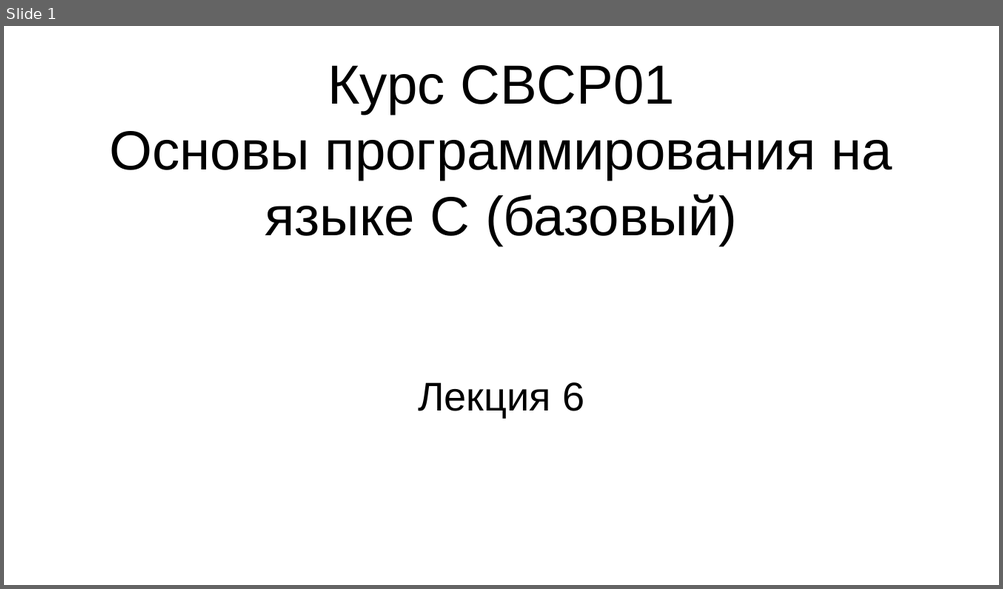
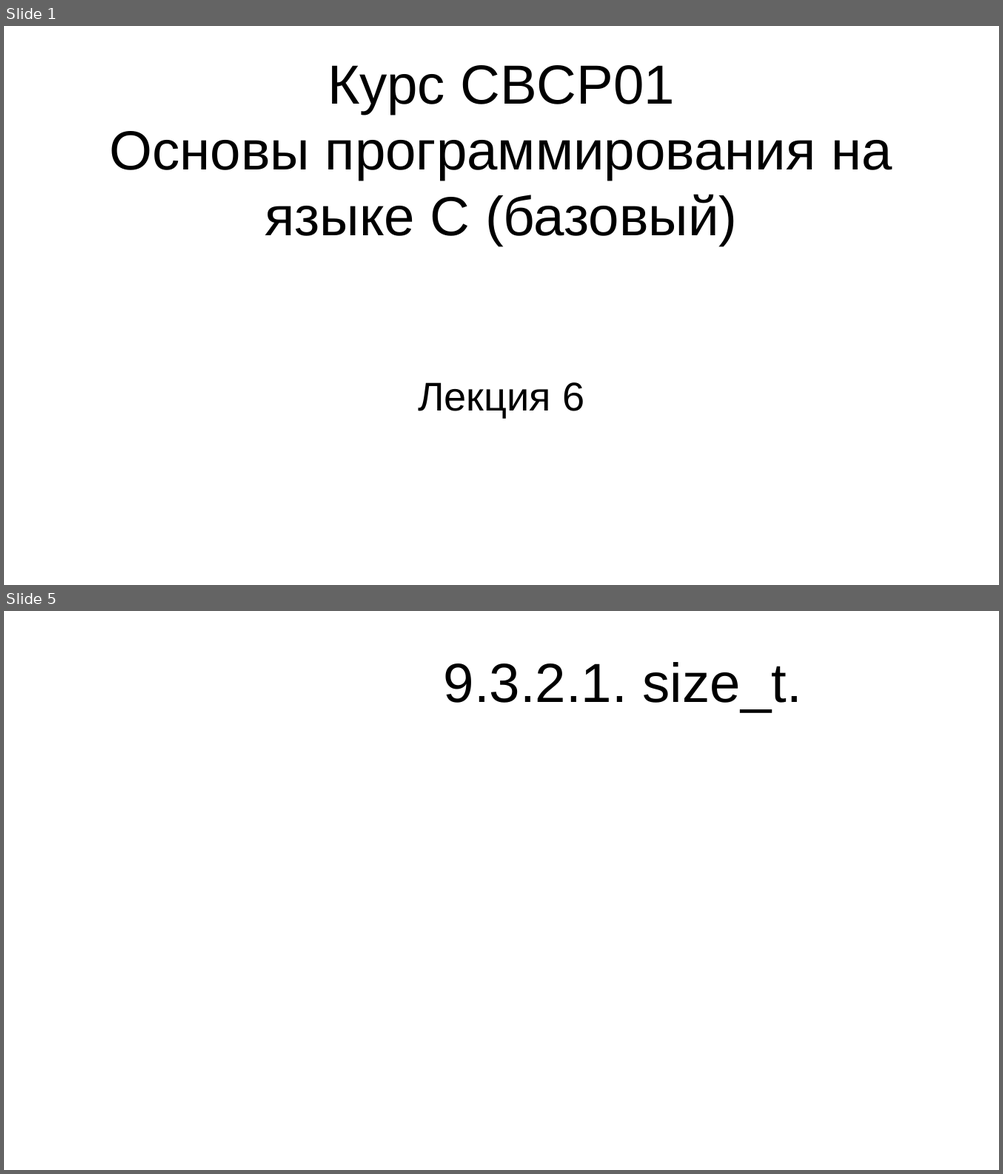
Before and after one commit to steelcraft/stud-lab, a slide deck: Лекции/CBCP01#L6.odp. Shown one above the other, each under a label of ours: slide 1 before the commit, slides 1 and 5 after it; the slides between them are not shown. The pictures are 1003x589 and 1003x1174 pixels, drawn with LibreOffice and Linux fonts; fonts in the diff are those of the drawing. Boxes give left, top, right and bottom in pixels: in the first picture for what was removed or moved away, otherwise in the second. Text is boxed around its words. In the diff, an @@ line names an element or a change of style, - is before the commit and + after.

```diff
--- a/Лекции/CBCP01#L6.odp
+++ b/Лекции/CBCP01#L6.odp
@@ slide 5 added at bbox=[4, 611, 999, 1170], background #FFFFFF @@
@@ title added at bbox=[444, 662, 802, 712], 44 pt, text #000000 @@
+9.3.2.1. size_t.
```
Also in this commit, not shown: 12 other slides added.
